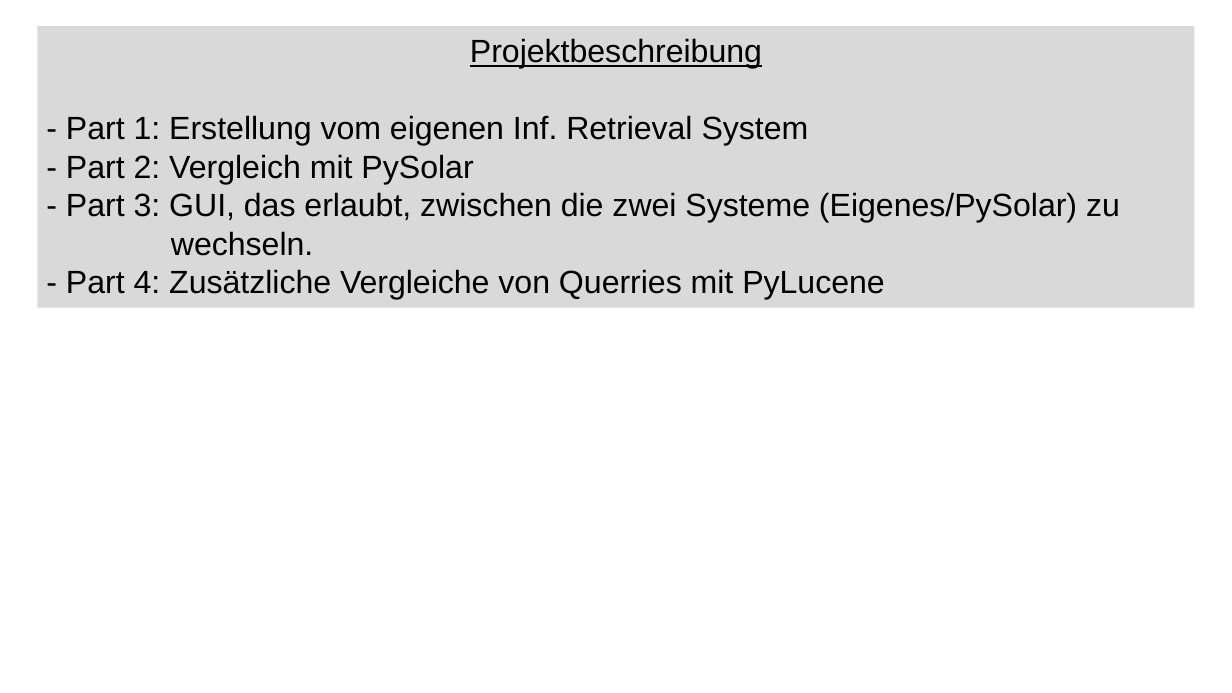
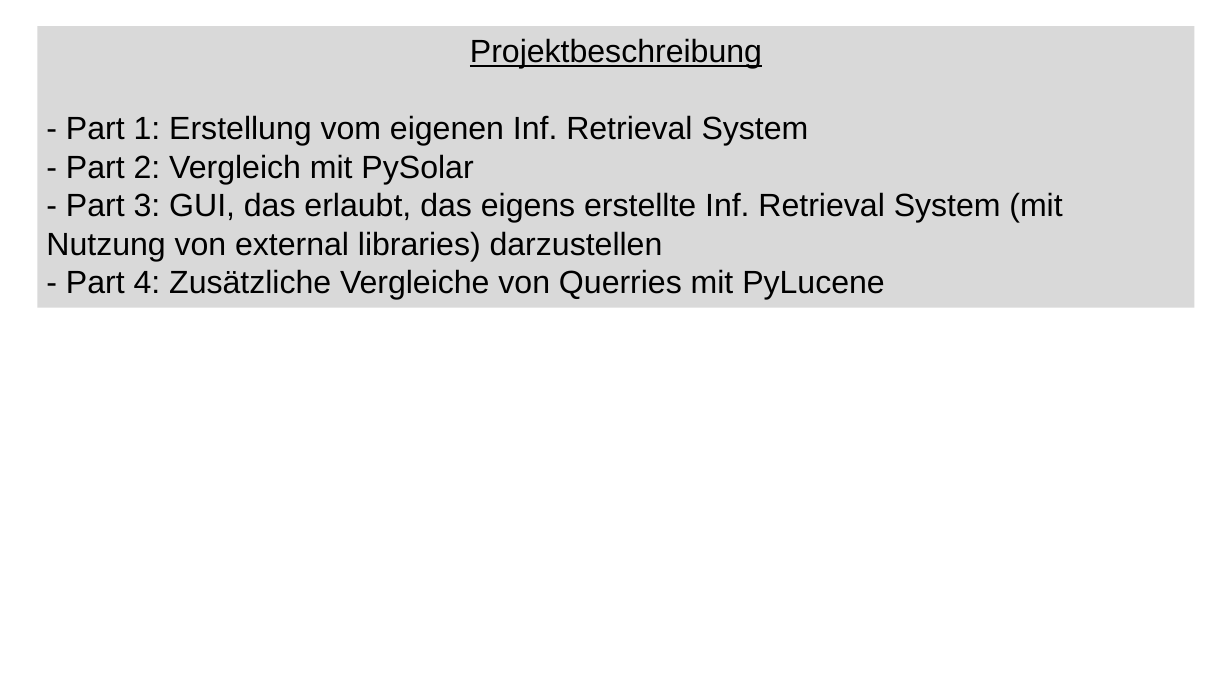
Before and after one commit to TheofanisTsiantas/CAS_IE_InformationRetrieval, a slide deck: slide 1 of Installation_SetUp.pptx. Drawn at 1232x693 pixels with LibreOffice and Linux fonts; fonts in the diff are those of the drawing. Boxes give left, top, right and bottom in pixels: in the first picture for what was removed or moved away, otherwise in the second. Text is boxed around its words. In the diff, an @@ line names an element or a change of style, - is before the commit and + after.

Commit message:
Updated .pptx
Fixed some typos and rephrased Part3

```diff
--- a/Installation_SetUp.pptx
+++ b/Installation_SetUp.pptx
@@ text in rectangle at box(46, 192, 1062, 261): text changed @@
-- Part 3: GUI, das erlaubt, zwischen die zwei Systeme (Eigenes/PySolar) zu
-wechseln.
+- Part 3: GUI, das erlaubt, das eigens erstellte Inf. Retrieval System (mit Nutzung von external libraries) darzustellen
```
Also in this commit, not shown: 2 other slides changed.
